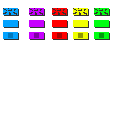
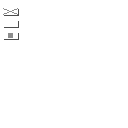
Layers edited between the first and the second 128 × 128 image:
hid group "Green" (4 layers) over [94,8,110,40]
hid group "Yeallow" (4 layers) over [73,8,89,40]
hid group "Red" (4 layers) over [52,8,68,40]
hid group "Pink" (4 layers) over [29,8,45,40]
painted on "Layer 4" over [3,20,19,28]
painted on "Layer 3" over [3,8,18,15]
painted on "Layer 5" over [3,32,19,40]
painted on "Layer 2" over [3,8,19,16]
